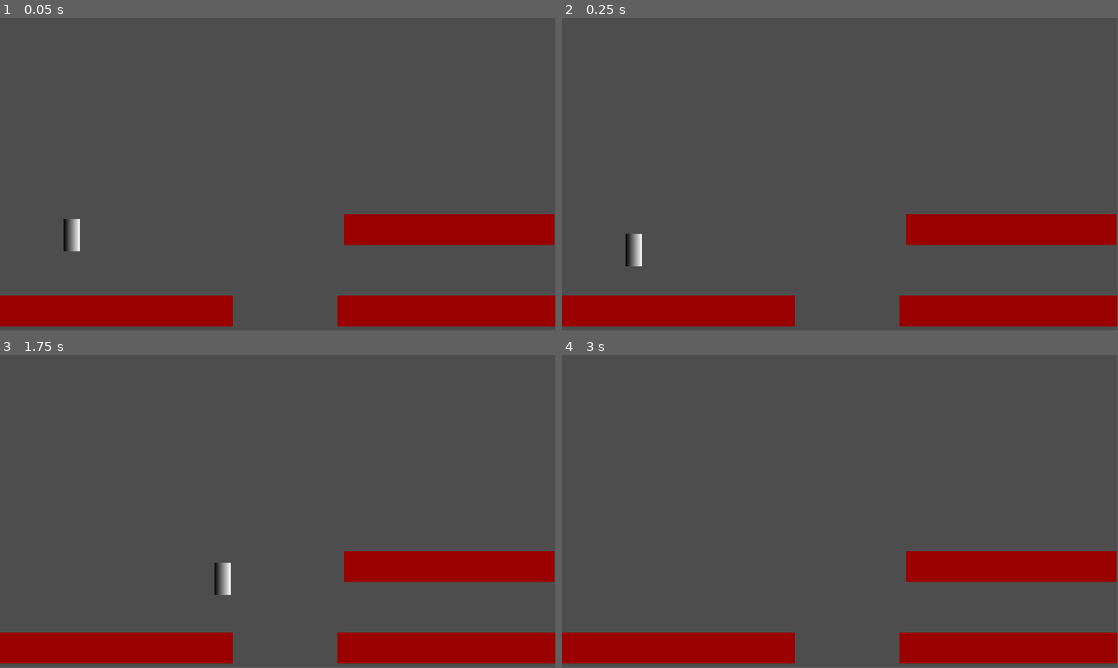
Above: before the commit, frames 1-4 (two rows, left to right).
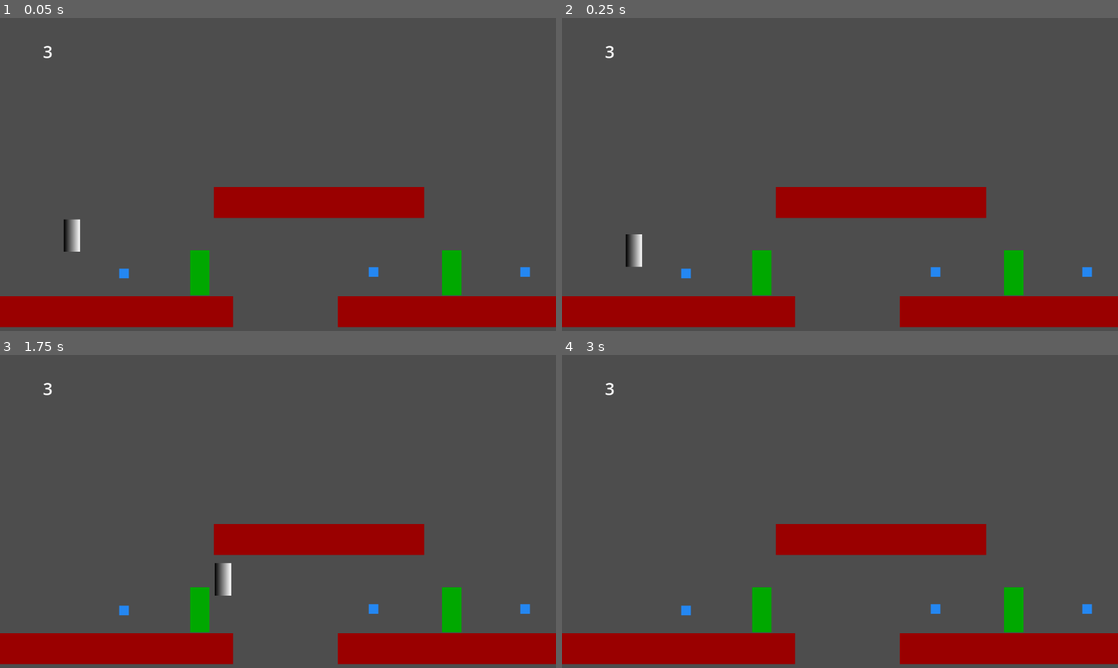
Above: after the commit, the same moments.

Repository: FirstMste/Untitled-Spear-Game
Game: Godot game, scene res://test_world.tscn
The game is run twice, just before and just after one commit, with the same random seed, the same clock (stepped at 60 frames per second) and the same inputs.
Inputs:
- Up to frame 1 (0.05 s): no input
- Up to frame 2 (0.25 s): no input
- Up to frame 3 (1.75 s): hold D (MoveRight) from 0.53 s (still down); tap Space (Jump) at 0.6, 0.77, 1.07, 1.35, 1.52 s
- Up to frame 4 (3 s): tap Space (Jump) at 1.82, 2.1, 2.85 s; release D (MoveRight) at 2.03 s; hold A (MoveLeft) 2.03-2.78 s; hold D (MoveRight) from 2.78 s (still down)
In our replay, the window is 799x449 before the commit and 800x450 after it. These sizes can differ from the game's own. Grey fills any space a smaller window leaves; there, only what the larger window draws over its background counts as a difference.

The runs differ from the first frame. In frame 1, 9.0% of the frame differs, in the area x 0-100%, y 8-99%; in frame 2, 9.0%; in frame 3, 9.0%; in frame 4, 9.0%.

Commit message:
Check Points , Health and Spike Block

Diff:
--- /dev/null
+++ b/Untitled-spear-game/Label.gd
@@ -0,0 +1,10 @@
+extends Label
+
+
+
+# Called every frame. 'delta' is the elapsed time since the previous frame.
+func _process(_delta):
+	if Input.is_action_just_pressed("Jump"):
+		self.show()
+	elif Input.is_action_just_released("Jump"):
+		self.hide()
--- /dev/null
+++ b/Untitled-spear-game/Player/spear_man.gd
@@ -0,0 +1,33 @@
+extends CharacterBody2D
+
+class_name Player
+
+
+@onready var health_Lab = $CanvasLayer/Health
+@onready var animation_player = $AnimationPlayer
+
+
+signal HIT
+
+var Has_Been_Hit:bool = false
+
+var Health:int = 3
+
+func _ready():
+	health_Lab.text = str(Health)
+
+func Health_Handle():
+	if !Has_Been_Hit:
+		Has_Been_Hit = true
+		animation_player.play("Hit")
+		emit_signal("HIT",Health)
+		if Health > 0:
+			Health -= 1
+		else:
+			Health = 3
+		health_Lab.text = str(Health)
+
+
+func _on_animation_player_animation_finished(anim_name):
+	if anim_name == "Hit":
+		Has_Been_Hit = false
--- a/Untitled-spear-game/Player/spear_man.tscn
+++ b/Untitled-spear-game/Player/spear_man.tscn
@@ -1,6 +1,7 @@
-[gd_scene load_steps=5 format=3 uid="uid://c7gt1ov7ihhjq"]
+[gd_scene load_steps=9 format=3 uid="uid://c7gt1ov7ihhjq"]
 
 [ext_resource type="Script" path="res://Player/PlayerController.gd" id="1_676eb"]
+[ext_resource type="Script" path="res://Player/spear_man.gd" id="1_tcnmn"]
 
 [sub_resource type="Gradient" id="Gradient_yr2e4"]
 
@@ -11,7 +12,45 @@
 radius = 17.0
 height = 66.0
 
+[sub_resource type="Animation" id="Animation_2tvpq"]
+resource_name = "Hit"
+tracks/0/type = "value"
+tracks/0/imported = false
+tracks/0/enabled = true
+tracks/0/path = NodePath(".:modulate")
+tracks/0/interp = 1
+tracks/0/loop_wrap = true
+tracks/0/keys = {
+"times": PackedFloat32Array(0, 0.1, 0.2, 0.3, 0.4, 0.5, 0.6, 0.7, 0.8, 0.9, 1),
+"transitions": PackedFloat32Array(1, 1, 1, 1, 1, 1, 1, 1, 1, 1, 1),
+"update": 0,
+"values": [Color(1, 1, 1, 1), Color(1, 1, 1, 0.490196), Color(1, 1, 1, 1), Color(1, 1, 1, 0.490196), Color(1, 1, 1, 1), Color(1, 1, 1, 0.490196), Color(1, 1, 1, 1), Color(1, 1, 1, 0.490196), Color(1, 1, 1, 1), Color(1, 1, 1, 0.490196), Color(1, 1, 1, 1)]
+}
+
+[sub_resource type="Animation" id="Animation_tf82f"]
+length = 0.001
+tracks/0/type = "value"
+tracks/0/imported = false
+tracks/0/enabled = true
+tracks/0/path = NodePath(".:modulate")
+tracks/0/interp = 1
+tracks/0/loop_wrap = true
+tracks/0/keys = {
+"times": PackedFloat32Array(0),
+"transitions": PackedFloat32Array(1),
+"update": 0,
+"values": [Color(1, 1, 1, 1)]
+}
+
+[sub_resource type="AnimationLibrary" id="AnimationLibrary_c0my2"]
+_data = {
+"Hit": SubResource("Animation_2tvpq"),
+"RESET": SubResource("Animation_tf82f")
+}
+
 [node name="SpearMan" type="CharacterBody2D"]
+z_index = 10
+script = ExtResource("1_tcnmn")
 
 [node name="PlayerController" type="Node2D" parent="."]
 script = ExtResource("1_676eb")
@@ -23,3 +62,22 @@
 
 [node name="CollisionShape2D" type="CollisionShape2D" parent="."]
 shape = SubResource("CapsuleShape2D_4vwdu")
+
+[node name="CanvasLayer" type="CanvasLayer" parent="."]
+
+[node name="Health" type="Label" parent="CanvasLayer"]
+offset_left = 79.0
+offset_top = 45.0
+offset_right = 119.0
+offset_bottom = 94.0
+theme_override_font_sizes/font_size = 35
+text = "3"
+horizontal_alignment = 1
+vertical_alignment = 1
+
+[node name="AnimationPlayer" type="AnimationPlayer" parent="."]
+libraries = {
+"": SubResource("AnimationLibrary_c0my2")
+}
+
+[connection signal="animation_finished" from="AnimationPlayer" to="." method="_on_animation_player_animation_finished"]
--- /dev/null
+++ b/Untitled-spear-game/Scenes/SpikePit.gd
@@ -0,0 +1,6 @@
+extends Area2D
+
+
+func _on_body_entered(body):
+	if body is Player:
+		body.Health_Handle()
--- /dev/null
+++ b/Untitled-spear-game/Scenes/SpikePit.tscn
@@ -0,0 +1,25 @@
+[gd_scene load_steps=5 format=3 uid="uid://w6d50jd3gndx"]
+
+[ext_resource type="Script" path="res://Scenes/SpikePit.gd" id="1_ioyf2"]
+
+[sub_resource type="Gradient" id="Gradient_peb33"]
+offsets = PackedFloat32Array(0)
+colors = PackedColorArray(0.145098, 0.533333, 0.94902, 1)
+
+[sub_resource type="GradientTexture2D" id="GradientTexture2D_pca2g"]
+gradient = SubResource("Gradient_peb33")
+
+[sub_resource type="RectangleShape2D" id="RectangleShape2D_qt7rk"]
+
+[node name="SpikePit" type="Area2D"]
+script = ExtResource("1_ioyf2")
+
+[node name="Sprite2D" type="Sprite2D" parent="."]
+position = Vector2(4.76837e-07, 0)
+scale = Vector2(0.3125, 0.3125)
+texture = SubResource("GradientTexture2D_pca2g")
+
+[node name="CollisionShape2D" type="CollisionShape2D" parent="."]
+shape = SubResource("RectangleShape2D_qt7rk")
+
+[connection signal="body_entered" from="." to="." method="_on_body_entered"]
--- /dev/null
+++ b/Untitled-spear-game/Scenes/check_point.gd
@@ -0,0 +1,16 @@
+extends Area2D
+
+signal Check_Reached
+@onready var collision_shape_2d = $CollisionShape2D
+
+var SpawnPoint:Vector2
+
+func _ready():
+	await 2
+	SpawnPoint = self.global_position
+
+
+
+func _on_body_entered(body):
+	if body is Player:
+		emit_signal("Check_Reached",SpawnPoint)
--- /dev/null
+++ b/Untitled-spear-game/Scenes/check_point.tscn
@@ -0,0 +1,27 @@
+[gd_scene load_steps=5 format=3 uid="uid://bynf4mjj430xg"]
+
+[ext_resource type="Script" path="res://Scenes/check_point.gd" id="1_qs044"]
+
+[sub_resource type="Gradient" id="Gradient_xej6w"]
+offsets = PackedFloat32Array(0)
+colors = PackedColorArray(0, 0.658824, 0, 1)
+
+[sub_resource type="GradientTexture2D" id="GradientTexture2D_2pedk"]
+gradient = SubResource("Gradient_xej6w")
+
+[sub_resource type="RectangleShape2D" id="RectangleShape2D_vv3gs"]
+size = Vector2(40, 91)
+
+[node name="CheckPoint" type="Area2D" groups=["CheckPoints"]]
+script = ExtResource("1_qs044")
+
+[node name="Sprite2D" type="Sprite2D" parent="."]
+position = Vector2(0, -1)
+scale = Vector2(0.625, 1.45313)
+texture = SubResource("GradientTexture2D_2pedk")
+
+[node name="CollisionShape2D" type="CollisionShape2D" parent="."]
+position = Vector2(0, -1)
+shape = SubResource("RectangleShape2D_vv3gs")
+
+[connection signal="body_entered" from="." to="." method="_on_body_entered"]
--- /dev/null
+++ b/Untitled-spear-game/World.gd
@@ -0,0 +1,31 @@
+extends Node2D
+
+@onready var spear_man = $SpearMan
+
+var Last_CheckPoint:Vector2
+var Start_Point:Vector2
+
+func _ready():
+	Last_CheckPoint = spear_man.global_position
+	Start_Point = spear_man.global_position
+	spear_man.connect("HIT",Callable(self,"Respawn"),spear_man.Health)
+
+	Connect_CheckPoints()
+
+
+func Connect_CheckPoints():
+	# get all checkpoints and connect them to the Respawn function.
+	var All_CheckPoints = get_tree().get_nodes_in_group("CheckPoints")
+	print(All_CheckPoints)
+	for Checks in All_CheckPoints:
+		Checks.connect("Check_Reached",Callable(self,"Set_New_Spawn"))
+
+func Respawn(Health):
+	if Health > 0:
+		spear_man.global_position = Last_CheckPoint
+	else:
+		Last_CheckPoint = Start_Point
+		spear_man.global_position = Start_Point
+
+func Set_New_Spawn(SpawnPoint:Vector2):
+	Last_CheckPoint = SpawnPoint
--- a/Untitled-spear-game/project.godot
+++ b/Untitled-spear-game/project.godot
@@ -14,6 +14,11 @@
 run/main_scene="res://test_world.tscn"
 config/features=PackedStringArray("4.1", "GL Compatibility")
 config/icon="res://icon.svg"
+
+[display]
+
+window/size/mode=3
+window/stretch/mode="viewport"
 
 [input]
 
--- a/Untitled-spear-game/test_world.tscn
+++ b/Untitled-spear-game/test_world.tscn
@@ -1,6 +1,10 @@
-[gd_scene load_steps=5 format=3 uid="uid://6famcloenqr7"]
+[gd_scene load_steps=9 format=3 uid="uid://6famcloenqr7"]
 
 [ext_resource type="PackedScene" uid="uid://c7gt1ov7ihhjq" path="res://Player/spear_man.tscn" id="1_aix7e"]
+[ext_resource type="Script" path="res://World.gd" id="1_nw3el"]
+[ext_resource type="Script" path="res://Label.gd" id="2_f475k"]
+[ext_resource type="PackedScene" uid="uid://w6d50jd3gndx" path="res://Scenes/SpikePit.tscn" id="3_gsqkh"]
+[ext_resource type="PackedScene" uid="uid://bynf4mjj430xg" path="res://Scenes/check_point.tscn" id="5_ufbkj"]
 
 [sub_resource type="Gradient" id="Gradient_whq7j"]
 offsets = PackedFloat32Array(0)
@@ -13,6 +17,7 @@
 size = Vector2(63.9461, 63)
 
 [node name="TestWorld" type="Node2D"]
+script = ExtResource("1_nw3el")
 
 [node name="Sprite2D" type="Sprite2D" parent="."]
 position = Vector2(-111, 608)
@@ -42,7 +47,7 @@
 shape = SubResource("RectangleShape2D_etiwu")
 
 [node name="Sprite2D3" type="Sprite2D" parent="."]
-position = Vector2(932, 439)
+position = Vector2(661, 382)
 scale = Vector2(6.8125, 1)
 texture = SubResource("GradientTexture2D_27l81")
 metadata/_edit_group_ = true
@@ -52,3 +57,32 @@
 [node name="CollisionShape2D" type="CollisionShape2D" parent="Sprite2D3/StaticBody2D"]
 position = Vector2(0.107742, -1)
 shape = SubResource("RectangleShape2D_etiwu")
+
+[node name="CanvasLayer" type="CanvasLayer" parent="."]
+
+[node name="Label" type="Label" parent="CanvasLayer"]
+visible = false
+offset_left = 891.0
+offset_top = 42.0
+offset_right = 1084.0
+offset_bottom = 100.0
+theme_override_font_sizes/font_size = 25
+text = "jump Pressed"
+horizontal_alignment = 1
+vertical_alignment = 1
+script = ExtResource("2_f475k")
+
+[node name="SpikePit" parent="." instance=ExtResource("3_gsqkh")]
+position = Vector2(257, 529)
+
+[node name="SpikePit2" parent="." instance=ExtResource("3_gsqkh")]
+position = Vector2(774, 526)
+
+[node name="SpikePit3" parent="." instance=ExtResource("3_gsqkh")]
+position = Vector2(1088, 526)
+
+[node name="CheckPoint" parent="." instance=ExtResource("5_ufbkj")]
+position = Vector2(414, 529)
+
+[node name="CheckPoint2" parent="." instance=ExtResource("5_ufbkj")]
+position = Vector2(936, 529)
